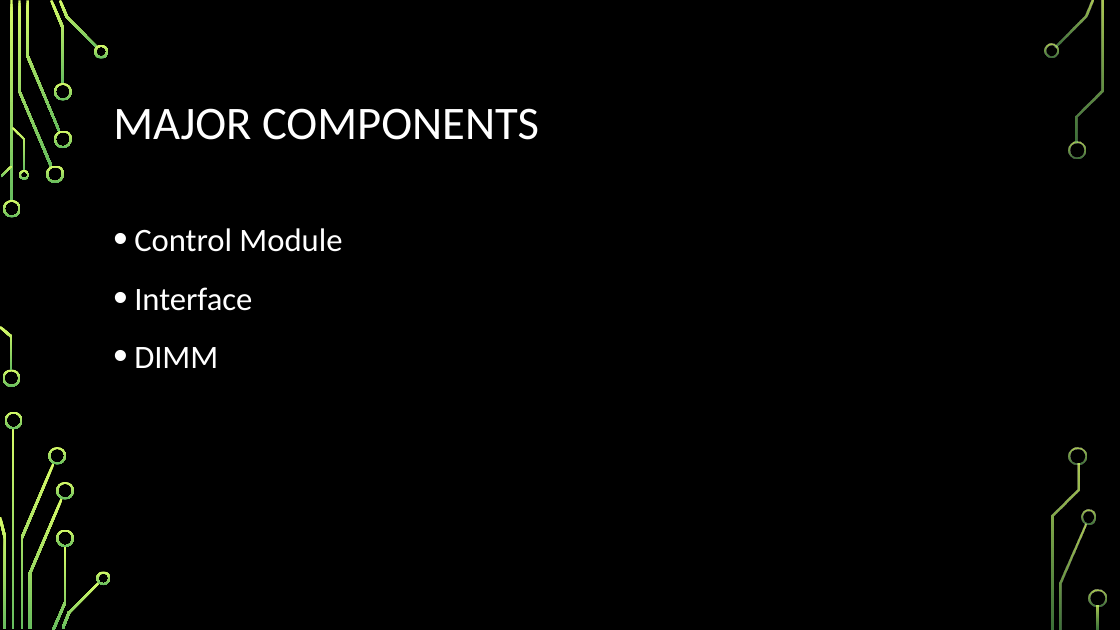
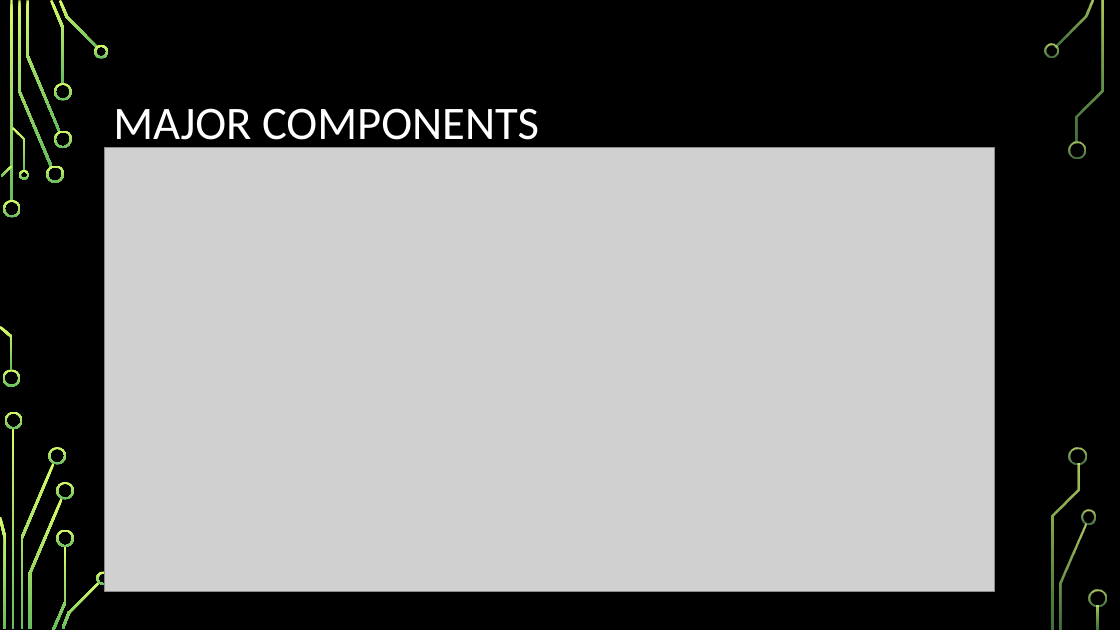
Before and after one commit to bhunt2/DDR4Sim, a slide deck: slide 3 of Design/DDR4 Simulation Presentation.pptx. Drawn at 1120x630 pixels with LibreOffice and Linux fonts; fonts in the diff are those of the drawing; grey boxes stand for pictures; background and template pictures are left out. Boxes give left, top, right and bottom in pixels: in the first picture for what was removed or moved away, otherwise in the second. Text is boxed around its words. In the diff, an @@ line names an element or a change of style, - is before the commit and + after.

```diff
--- a/Design/DDR4 Simulation Presentation.pptx
+++ b/Design/DDR4 Simulation Presentation.pptx
@@ title "MAJOR COMPONENTS" rewrapped from <box>113,108,539,140</box> to <box>113,108,539,151</box> @@
@@ picture added at <box>105,147,995,592</box> @@
@@ text removed at <box>134,228,342,368</box> @@
-• Control Module
-• Interface
-• DIMM
```
Also in this commit, not shown: 2 other slides changed, 3 slides added, 2 slides removed, 4 other files.
